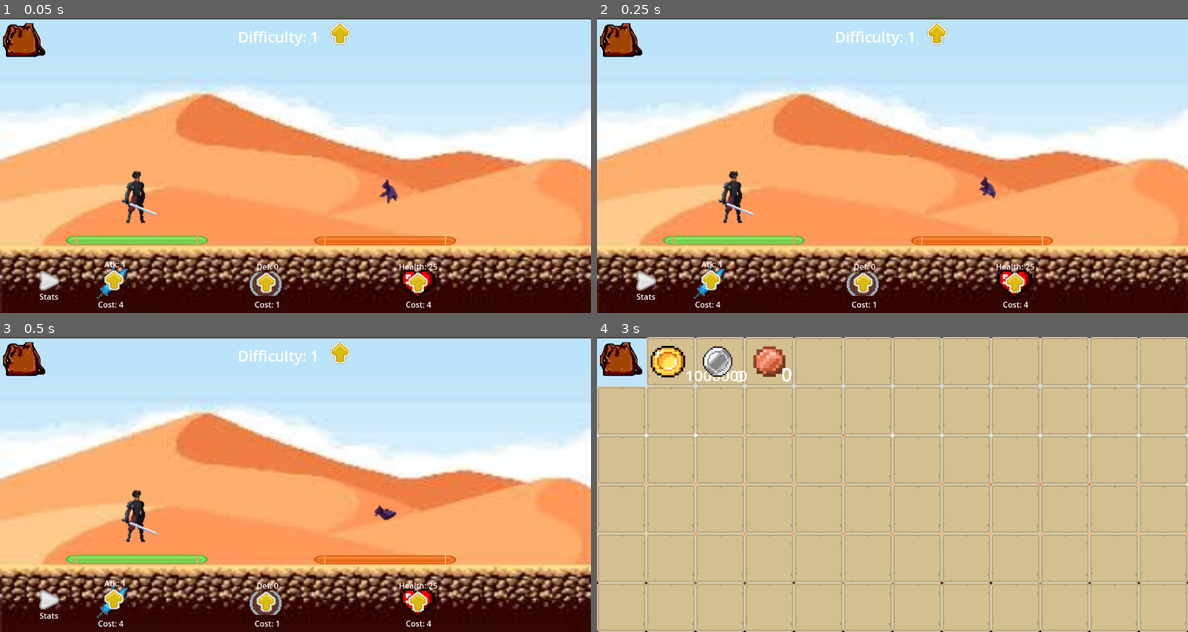
Above: before the commit, frames 1-4 (two rows, left to right).
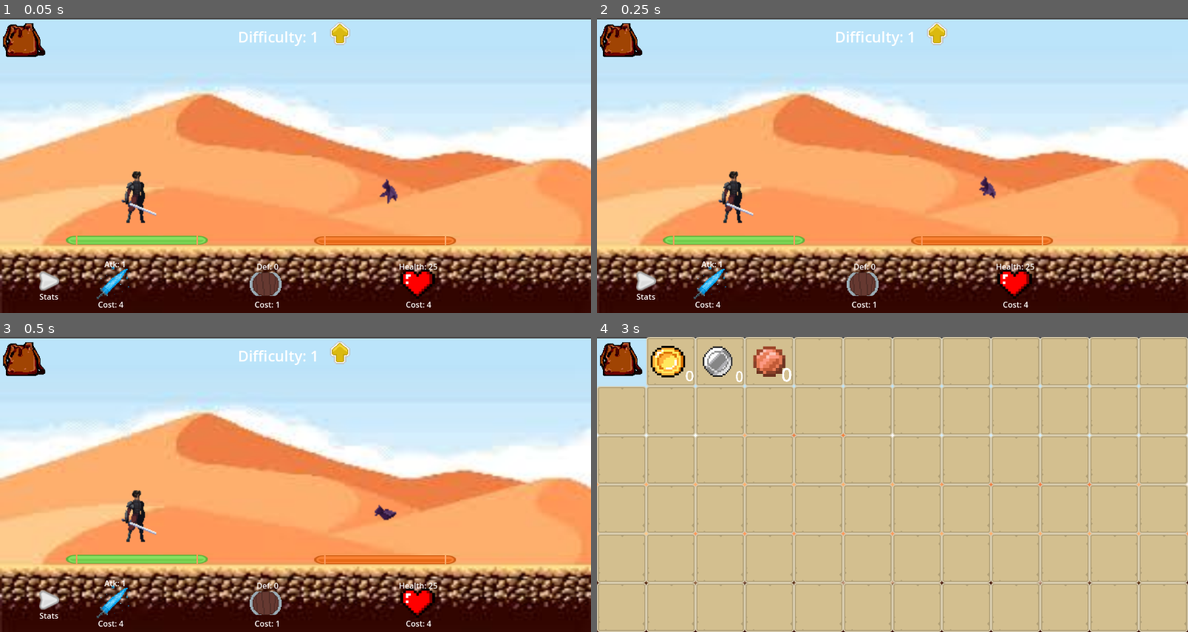
Above: after the commit, the same moments.

Repository: KislikRussellSA/First_Game_t3
Game: Godot game, scene res://try2.tscn
Same seed, same stepped clock (60 frames per second), same inputs: the game is played once before the commit and once after it.
Inputs (mouse positions are in pixels of both pictures, inside the frame that each line leads up to):
- Up to frame 1 (0.05 s): no input
- Up to frame 2 (0.25 s): no input
- Up to frame 3 (0.5 s): no input
- Up to frame 4 (3 s): click "Stats" at 0.5 s; click "Stats" at 1.25 s; click "Stats" at 2 s; move the mouse to (620, 360) at 2.77 s; click (620, 360) at 2.85 s

The runs differ from the first frame. In frame 1, 0.5% of the frame differs, in the area x 17-73%, y 85-94%; in frame 2, 0.5%; in frame 3, 0.5%; in frame 4, 0.2%.

Commit message:
reset coin

Diff:
--- a/main.gd
+++ b/main.gd
@@ -43,7 +43,7 @@
 @export var game: String:
 	set = set_type
 @export var coin: PackedScene = preload("res://coin.tscn")
-@export var coins : Dictionary = {"Copper": 0, "Silver": 0, "Gold": 1000000}
+@export var coins : Dictionary = {"Copper": 0, "Silver": 0, "Gold": 0}
 # Called when the node enters the scene tree for the first time.
 
 func set_type(_type):
